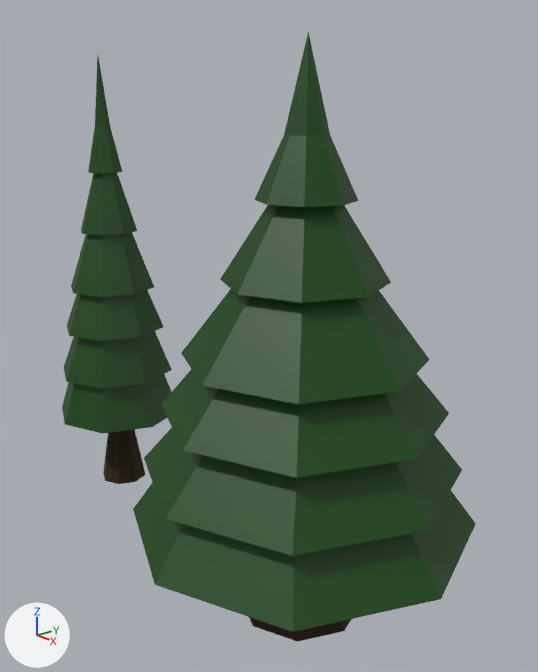
The Blender file Assets/Models/WorkFiles/pine-tree4.blend, before and after one commit.
The view is the same before and after, from a 50 mm lens placed at (2.8, -2.63, 2.88), pointed at (-0.55, 0.22, 1.49). Every picture has the same lights, and +X, +Y and +Z are marked at lower left.

Objects in the first picture: 'Tree', 'Tree.001'.
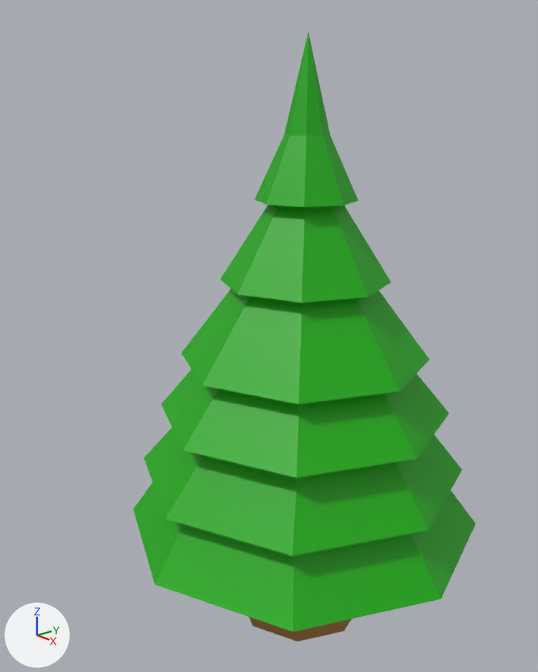
Pixel boxes (x1, y1, x2, y2) of what changed, in the pictures (538 x 672 px):
'Tree', recoloured
    both: (133, 32, 476, 642)
'Tree.001', deleted (green)
    before: (62, 56, 172, 484)
    faces in mat_material_002 (dark green #094600): (62, 56, 172, 433)
    faces in mat_material_001 (brown #332415): (103, 429, 145, 484)

The edits, one by one:
Material 'Material.001' (mat_material_001) changes colour from brown #332515 to brown #a87845; in linear values from (0.0331, 0.0181, 0.00739) to (0.393, 0.189, 0.0588).
Material 'Material.002' (mat_material_002) changes colour from dark green #094600 to green #16ad00; in linear values from (0.00274, 0.0607, 0.0) to (0.00826, 0.42, 0.0).
Object 'Tree.001' (ob_tree_001) is deleted.
